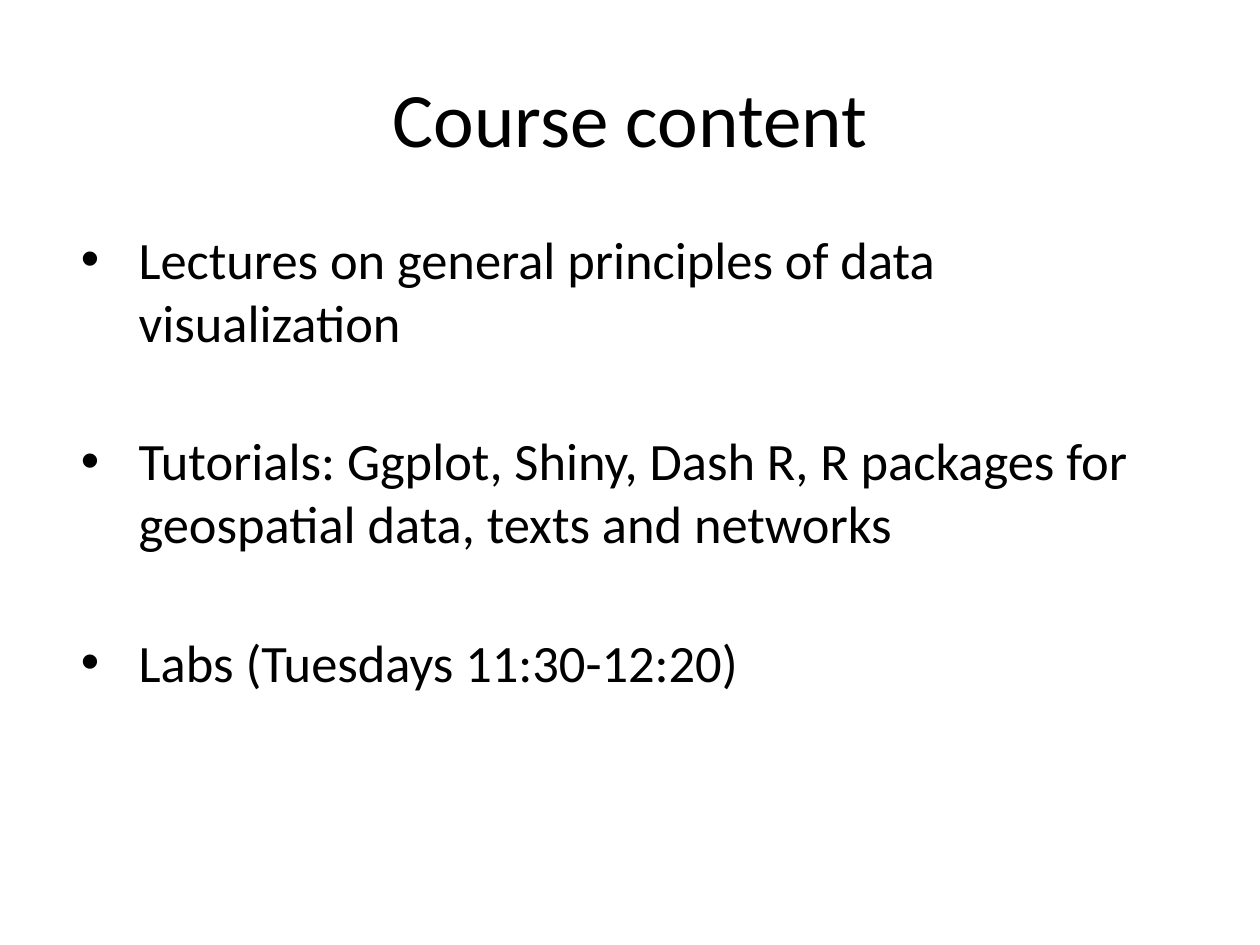
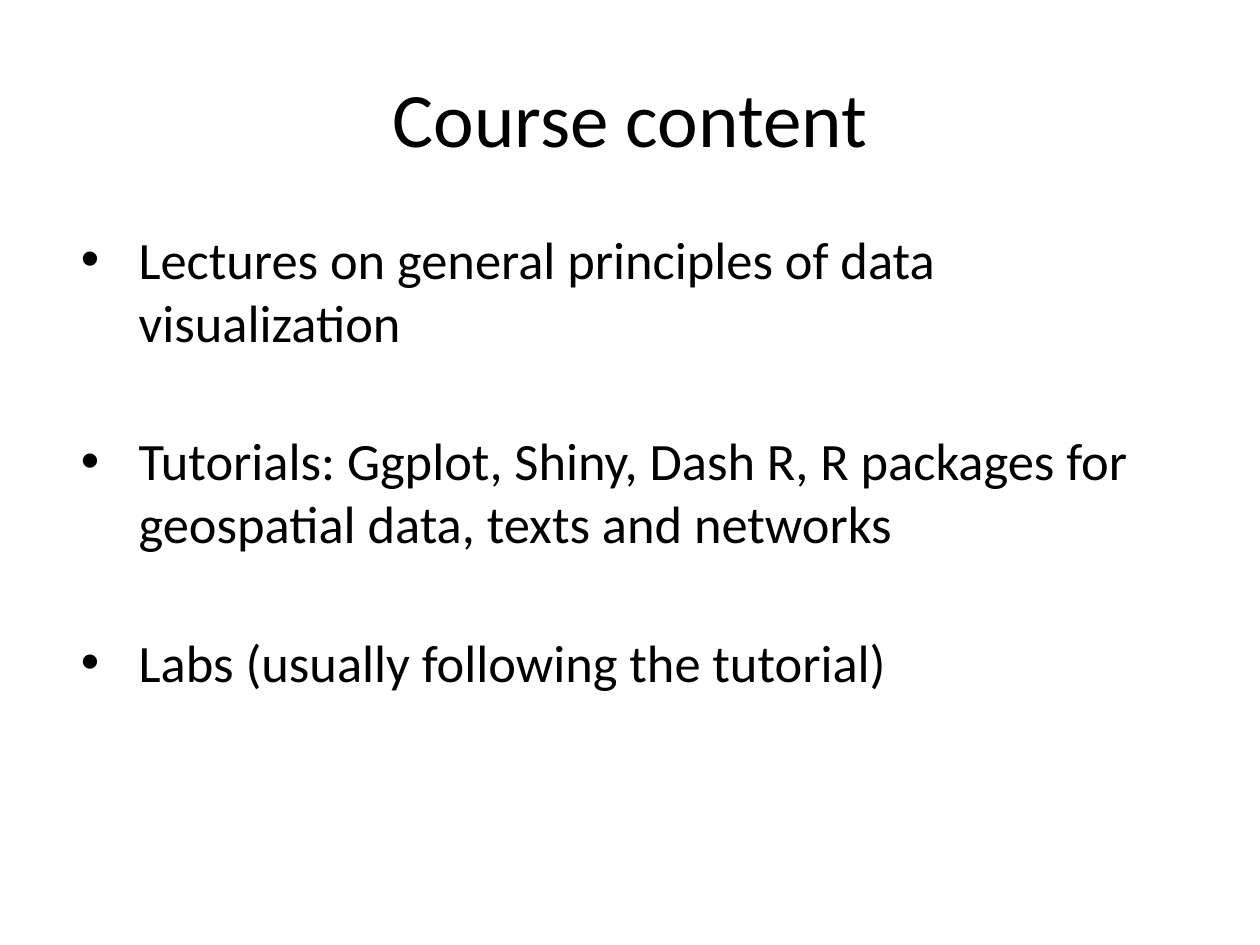
Before and after one commit to ArianeDucellier/data_visualization_R, a slide deck: slide 13 of lectures/Introduction.pptx. Drawn at 1260x945 pixels with LibreOffice and Linux fonts; fonts in the diff are those of the drawing. Boxes give left, top, right and bottom in pixels: in the first picture for what was removed or moved away, otherwise in the second. Text is boxed around its words. In the diff, an @@ line names an element or a change of style, - is before the commit and + after.

Commit message:
prepare tutorial for 09/26

```diff
--- a/lectures/Introduction.pptx
+++ b/lectures/Introduction.pptx
@@ text at (139, 643, 885, 691): text changed @@
-• Labs (Tuesdays 11:30-12:20)
+• Labs (usually following the tutorial)
```
Also in this commit, not shown: 10 other slides changed, 1 slide added, 45 other files.
